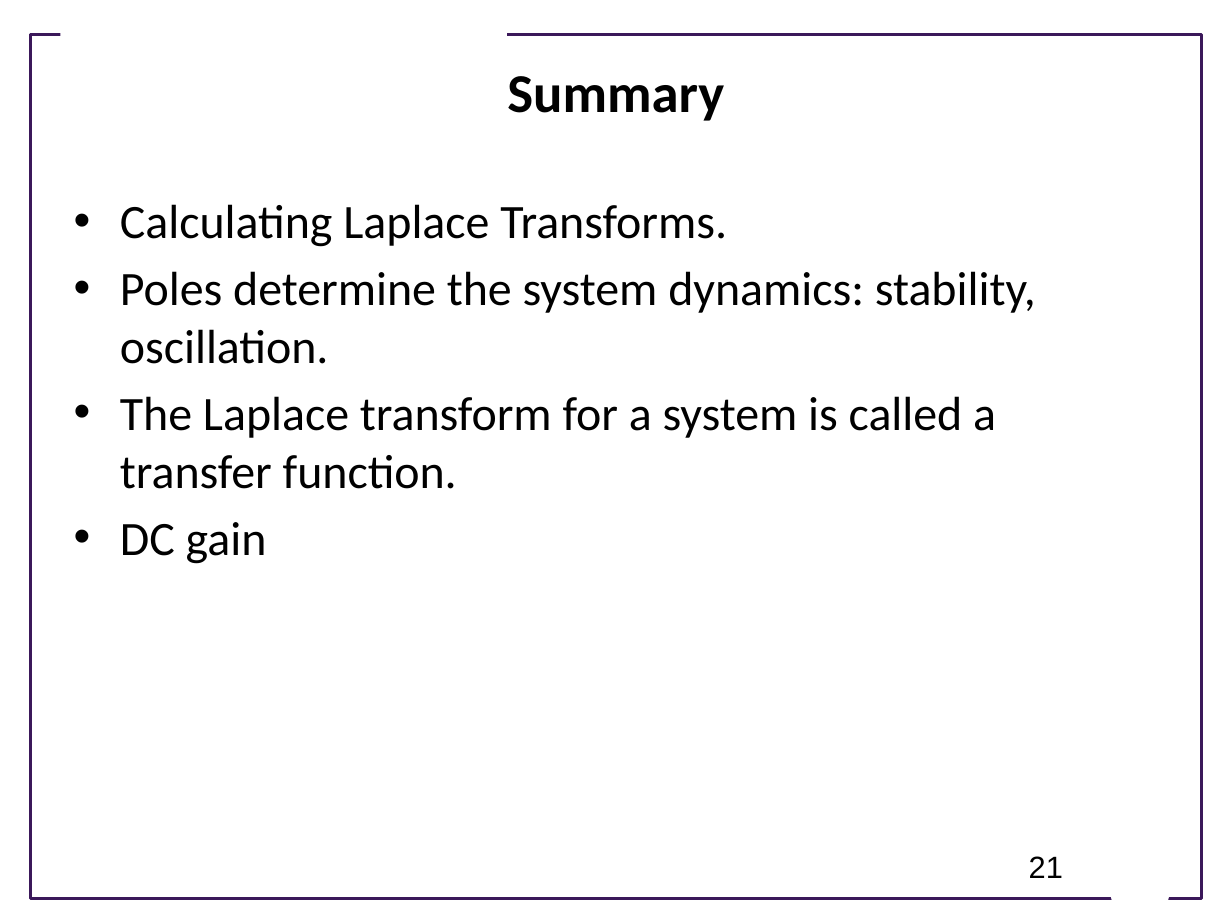
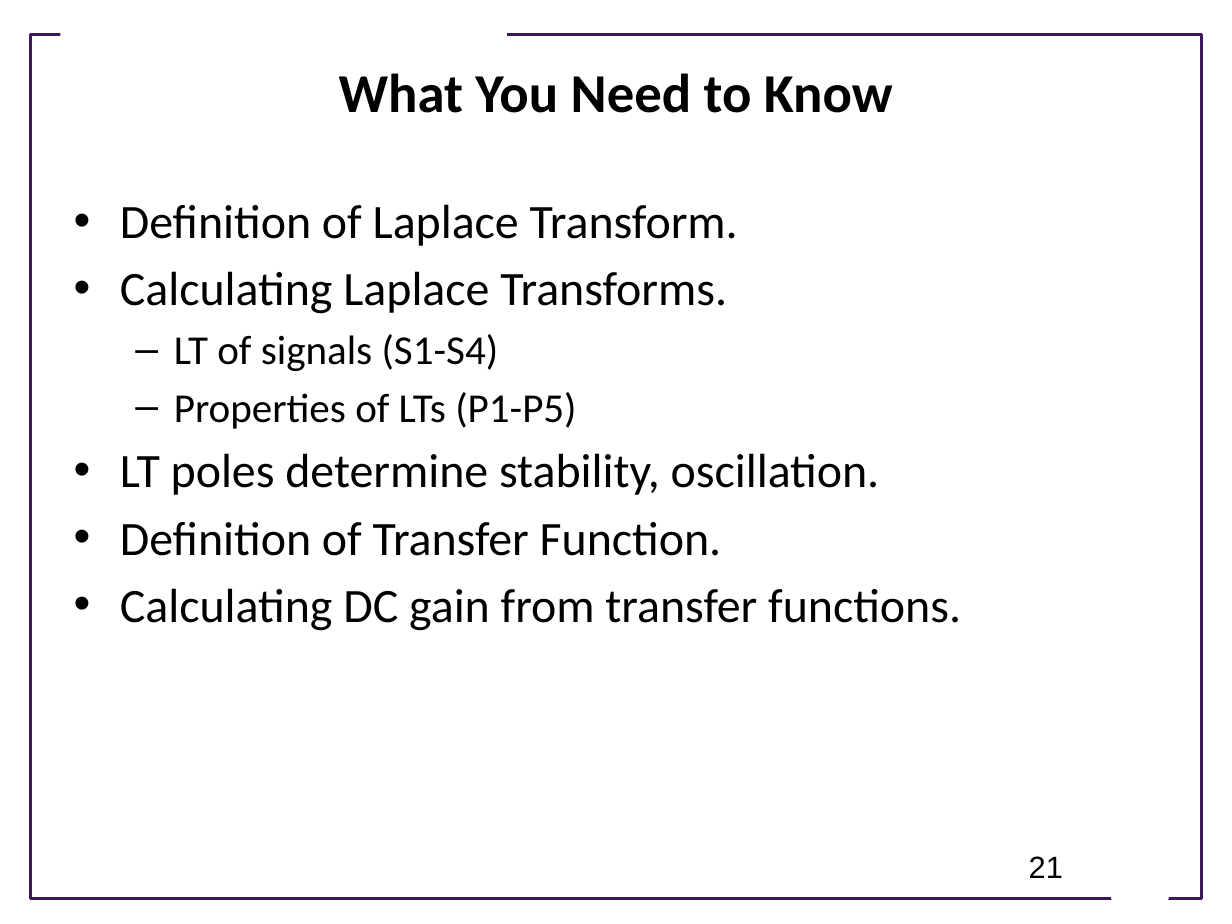
Before and after one commit to joseph-hellerstein/advanced-controls-lectures, a slide deck: slide 21 of classes/winter_2023/lectures/lecture_09-linear_time_invariant_systems/linear_time_invariant_systems.pptx. Drawn at 1232x924 pixels with LibreOffice and Linux fonts; fonts in the diff are those of the drawing; background and template pictures are left out. Boxes give left, top, right and bottom in pixels: in the first picture for what was removed or moved away, otherwise in the second. Text is boxed around its words. In the diff, an @@ line names an element or a change of style, - is before the commit and + after.

Commit message:
Updated LTI lecture

```diff
--- a/classes/winter_2023/lectures/lecture_09-linear_time_invariant_systems/linear_time_invariant_systems.pptx
+++ b/classes/winter_2023/lectures/lecture_09-linear_time_invariant_systems/linear_time_invariant_systems.pptx
@@ title at <box>339,73,893,113</box>: text changed @@
-Summary
+What You Need to Know
@@ text at <box>120,204,738,246</box>: paragraph added @@
+• Definition of Laplace Transform.
@@ text at <box>120,334,961,631</box>: text changed @@
-• Poles determine the system dynamics: stability, oscillation.
-• The Laplace transform for a system is called a transfer function.
-• DC gain
+  – LT of signals (S1-S4)
+  – Properties of LTs (P1-P5)
+• LT poles determine stability, oscillation.
+• Definition of Transfer Function.
+• Calculating DC gain from transfer functions.
```
Also in this commit, not shown: 4 other slides changed.
